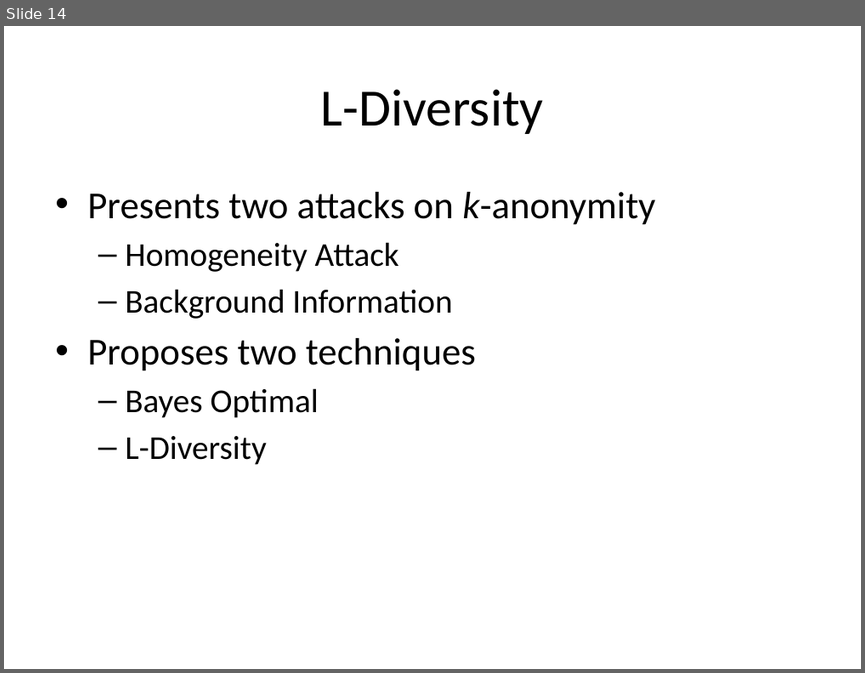
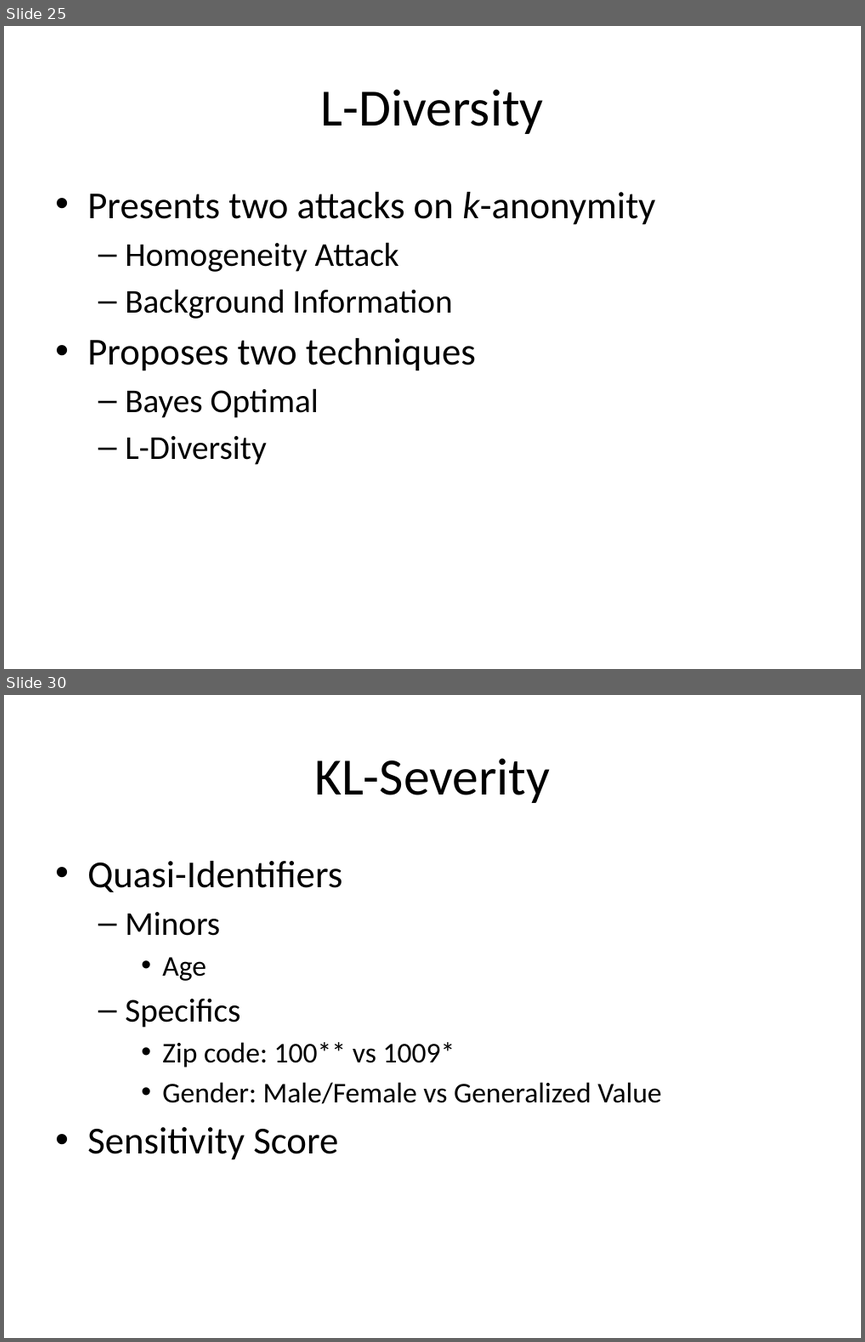
Before and after one commit to jayvelasco1990/big-data, a slide deck: Final Project/draft_presentation.pptx. Shown one above the other, each under a label of ours: slide 14 before the commit, slides 25 and 30 after it; the slides between them are not shown. The pictures are 865x673 and 865x1342 pixels, drawn with LibreOffice and Linux fonts; fonts in the diff are those of the drawing. Boxes give left, top, right and bottom in pixels: in the first picture for what was removed or moved away, otherwise in the second. Text is boxed around its words. In the diff, an @@ line names an element or a change of style, - is before the commit and + after.

```diff
--- a/Final Project/draft_presentation.pptx
+++ b/Final Project/draft_presentation.pptx
@@ slide 30 added at (4,695,861,1338), background #FFFFFF @@
@@ title added at (314,758,550,803), 44 pt, text #000000 @@
+KL-Severity
@@ text added at (87,861,661,1160), 24 pt, text #000000 @@
+• Quasi-Identifiers
+  – Minors
+    • Age
+  – Specifics
+    • Zip code: 100** vs 1009*
+    • Gender: Male/Female vs Generalized Value
+• Sensitivity Score
@@ what was slide 14 is now slide 25 @@
```
Also in this commit, not shown: 1 slide changed, 22 other slides added, 3 other files.
